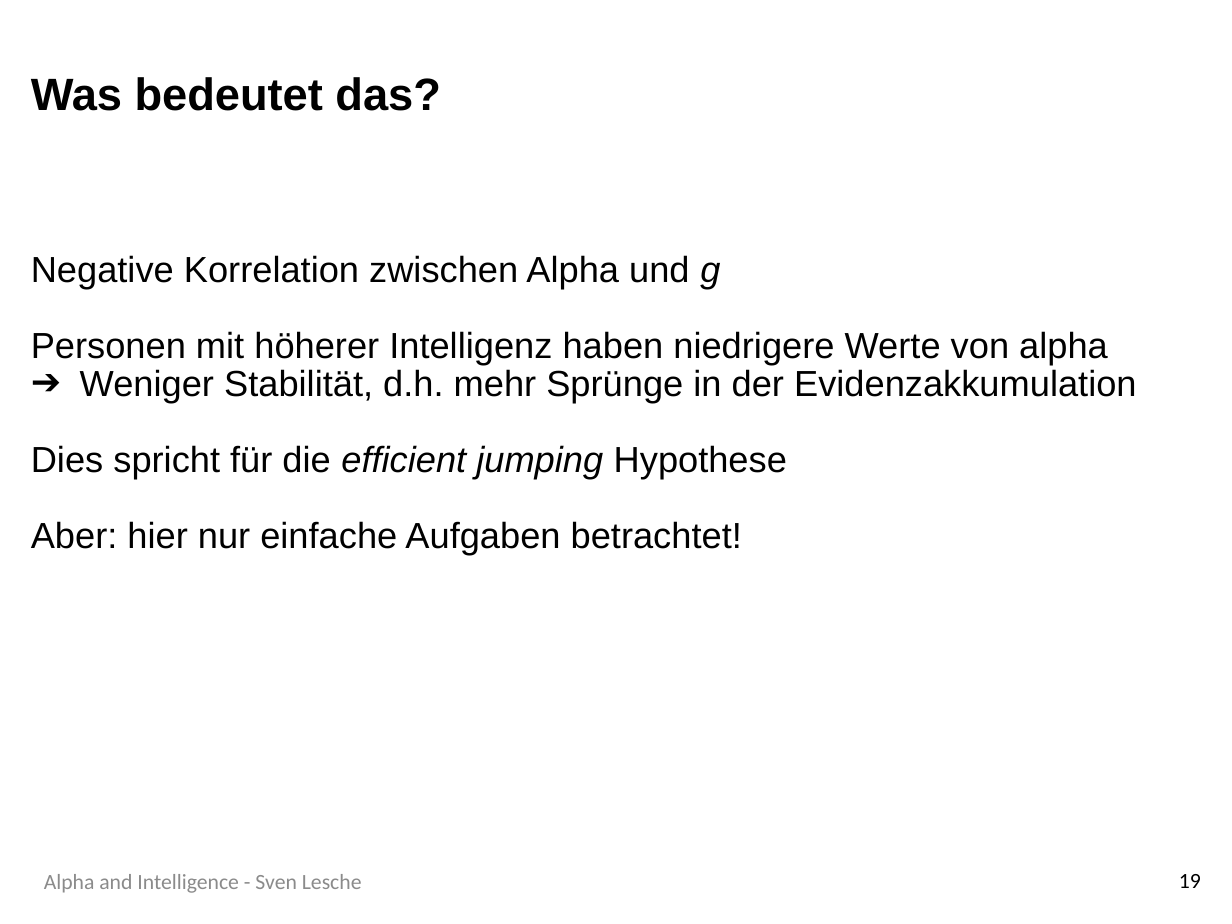
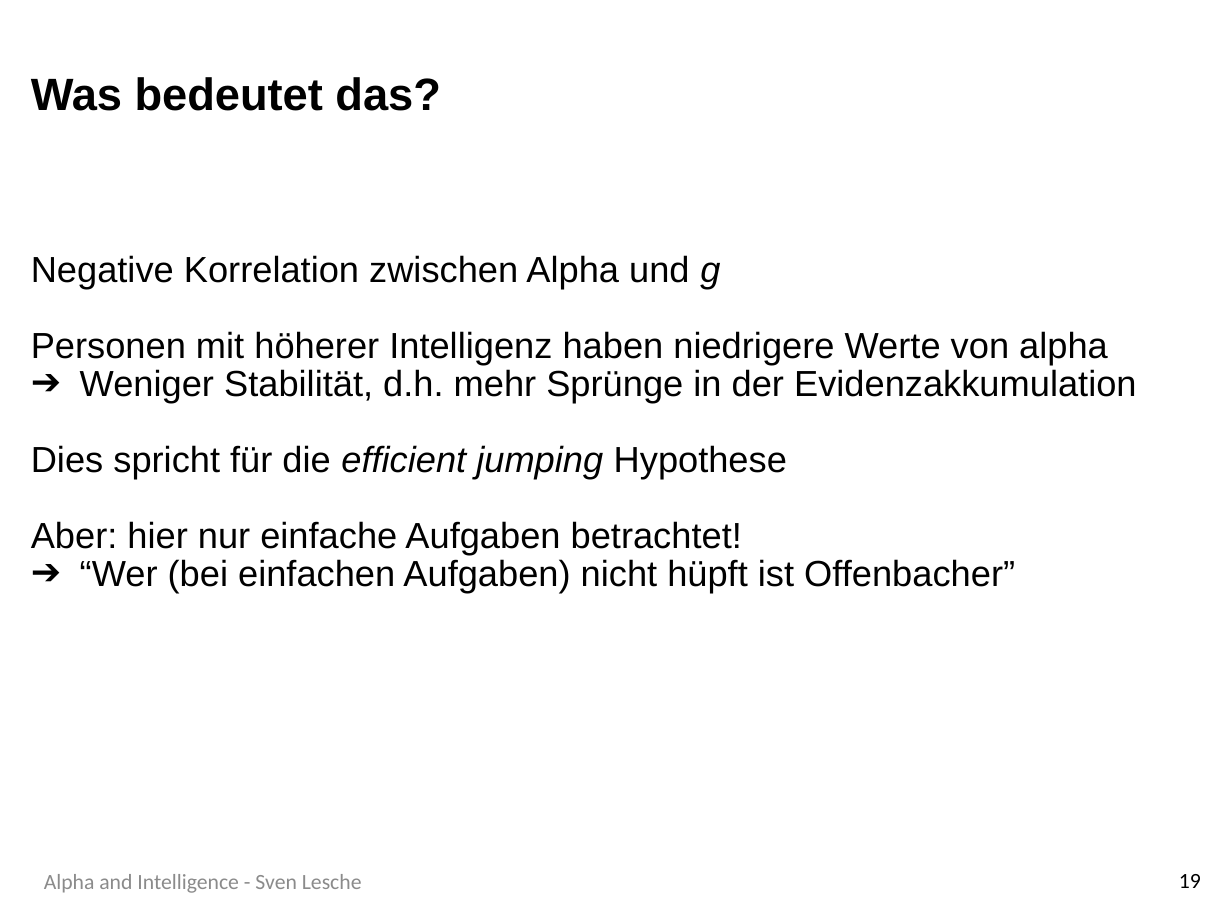
Before and after one commit to SLesche/levy-intelligence, a slide deck: slide 19 of presentations/levy_presentation.pptx. Drawn at 1232x924 pixels with LibreOffice and Linux fonts; fonts in the diff are those of the drawing; background and template pictures are left out. Boxes give left, top, right and bottom in pixels: in the first picture for what was removed or moved away, otherwise in the second. Text is boxed around its words. In the diff, an @@ line names an element or a change of style, - is before the commit and + after.

```diff
--- a/presentations/levy_presentation.pptx
+++ b/presentations/levy_presentation.pptx
@@ text at (80, 559, 1015, 593): paragraph added @@
+➔ “Wer (bei einfachen Aufgaben) nicht hüpft ist Offenbacher”
```
